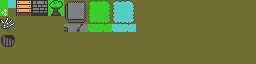
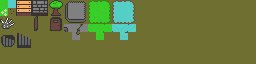
Layer changes from the first w=256, h=64 image to the second:
painted on "tileset.bmp" over [10, 0, 128, 48]
